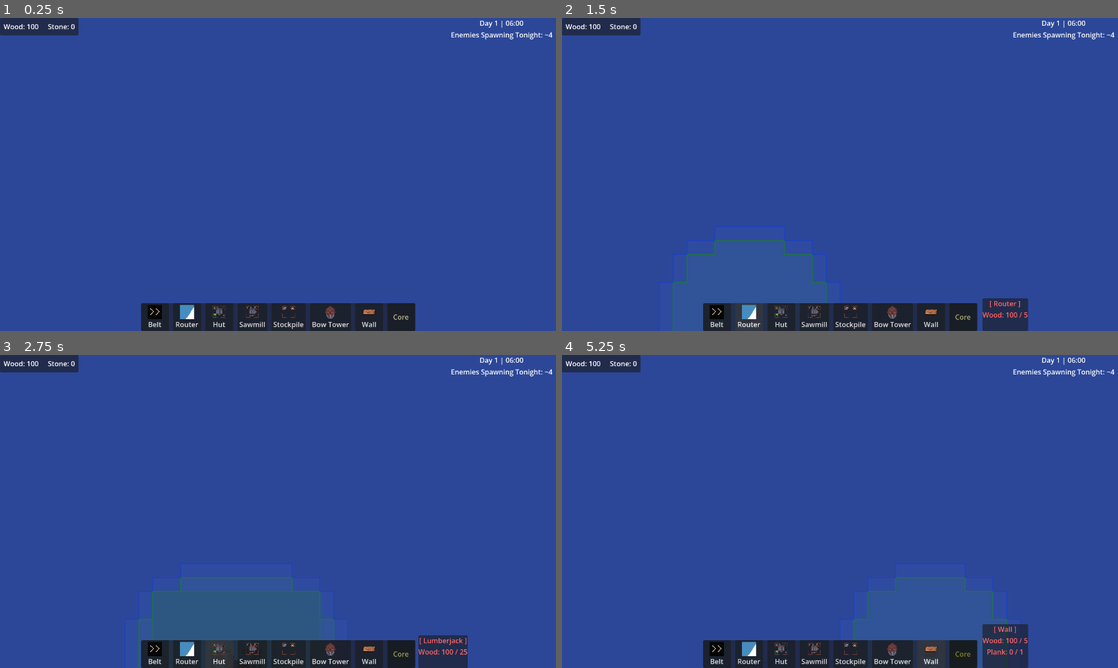
Above: before the commit, frames 1-4 (two rows, left to right).
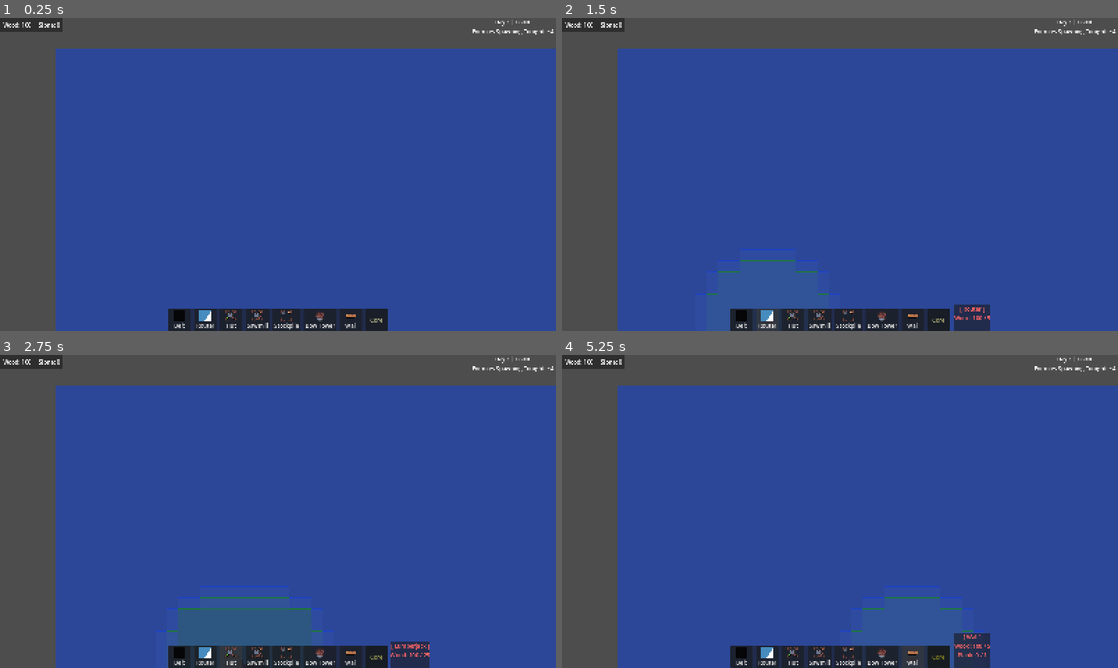
Above: after the commit, the same moments.

Repository: ColdTerror/Core-and-Conveyor
Game: Godot game, scene res://scenes/level.tscn
Same seed, same stepped clock (60 frames per second), same inputs: the game is played once before the commit and once after it. The engine's default icon, where the game draws it, is replaced by a stand-in: a white triangle on a blue panel in a dark square.
Inputs:
- Up to frame 1 (0.25 s): no input
- Up to frame 2 (1.5 s): click "Belt" at 0.5 s; click "Router" at 1.25 s
- Up to frame 3 (2.75 s): click "Hut" at 2 s
- Up to frame 4 (5.25 s): click "Sawmill" at 2.75 s; click "Stockpile" at 3.5 s; click "Bow Tower" at 4.25 s; click "Wall" at 5 s

The runs differ from the first frame. In frame 1, 22% of the frame differs, in the area x 0-100%, y 0-100%; in frame 2, 23%; in frame 3, 24%; in frame 4, 24%.

Commit message:
maps can now have types
mainland
river divide
lakes (doesnt work)

Diff:
--- a/project.godot
+++ b/project.godot
@@ -26,8 +26,9 @@
 
 [display]
 
-window/size/viewport_width=1280
-window/size/viewport_height=720
+window/size/viewport_width=1600
+window/size/viewport_height=900
+window/stretch/mode="canvas_items"
 
 [editor_plugins]
 
--- a/scenes/level.tscn
+++ b/scenes/level.tscn
@@ -38,6 +38,7 @@
 
 [node name="Level" type="Node2D" unique_id=368109732]
 script = ExtResource("1_olg7q")
+current_map_type = 2
 tile_library = Array[ExtResource("2_olg7q")]([ExtResource("3_t1rx8"), ExtResource("4_8iemx"), ExtResource("5_64w2a"), ExtResource("6_fpun6"), ExtResource("7_wc255"), ExtResource("8_arp2o"), ExtResource("9_wc255"), ExtResource("10_arp2o"), ExtResource("11_ux5qa"), ExtResource("12_82cfe")])
 item_scene = ExtResource("13_arp2o")
 stockpile_scene = ExtResource("14_ux5qa")
--- a/scripts/Level.gd
+++ b/scripts/Level.gd
@@ -11,6 +11,9 @@
 # Mode State
 enum InteractionMode { NONE, PLACE_BUILDING, DECONSTRUCT}
 var current_mode = InteractionMode.NONE
+
+enum MapGenType { RIVER_DIVIDE, MAINLAND, LAKES }
+@export var current_map_type: MapGenType = MapGenType.RIVER_DIVIDE
 
 
 @export var tile_size_px: Vector2 = Vector2(32, 32)
@@ -238,6 +241,9 @@
 	river_noise.frequency = 0.006
 	# ------------------------
 
+	if current_map_type == MapGenType.LAKES:
+		land_noise.frequency = 0.05 # Lumpier land for more lakes
+
 	var terrain_map := {}
 
 	# 2. Step One: Create the Island, Plateaus, and Rivers
@@ -261,15 +267,17 @@
 			else:
 				type = TERRAIN_GRASS
 
-			# --- FIXED: CARVE THE RIVER THROUGH GRASS AND SAND ---
-			if type == TERRAIN_GRASS or type == TERRAIN_SAND:
-				var r_val = abs(river_noise.get_noise_2d(x, y))
-
-				if r_val < 0.05: # Deep river water slices through everything
-					type = TERRAIN_WATER
-				elif r_val < 0.06: # Sandy riverbanks
-					type = TERRAIN_SAND
-			# -----------------------------------------------------
+
+			if current_map_type == MapGenType.RIVER_DIVIDE:
+				# --- FIXED: CARVE THE RIVER THROUGH GRASS AND SAND ---
+				if type == TERRAIN_GRASS or type == TERRAIN_SAND:
+					var r_val = abs(river_noise.get_noise_2d(x, y))
+
+					if r_val < 0.05: # Deep river water slices through everything
+						type = TERRAIN_WATER
+					elif r_val < 0.06: # Sandy riverbanks
+						type = TERRAIN_SAND
+				# -----------------------------------------------------
 
 			terrain_map[grid_pos] = type
 
Not shown, changed: kanban_tasks_data.kanban
